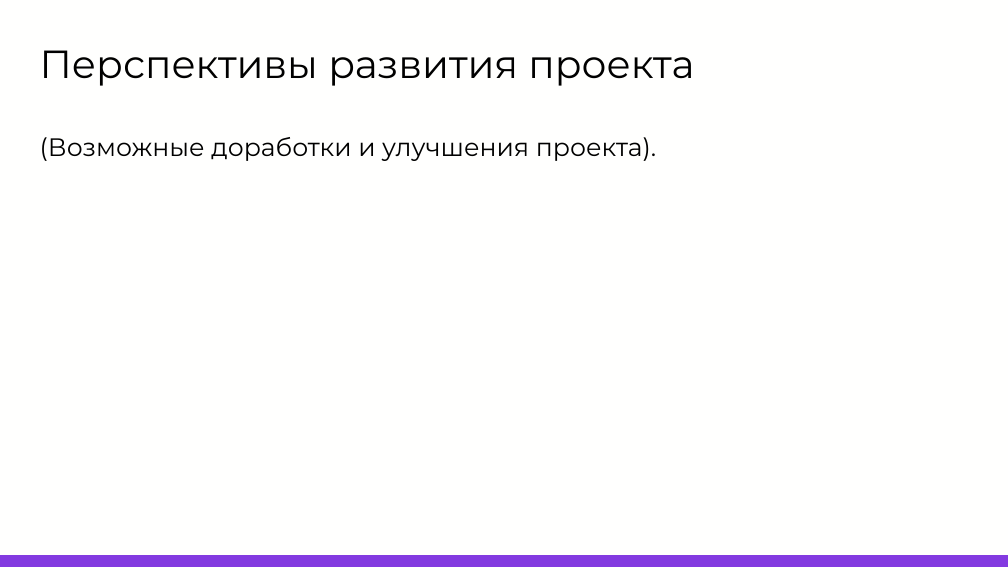
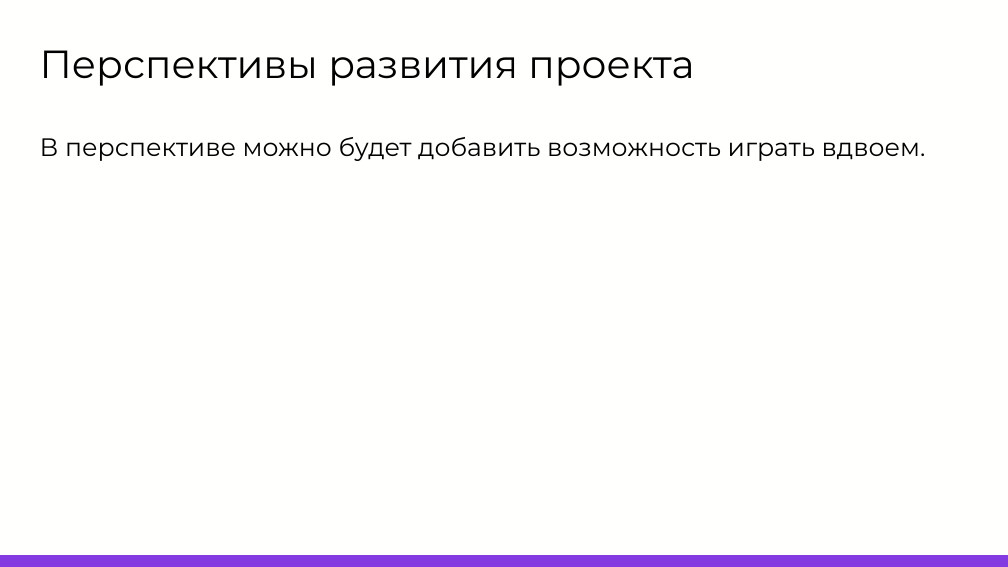
Before and after one commit to Cimipro/mega_project, a slide deck: slide 9 of М7У3. Шаблон презентации.pptx. Drawn at 1008x567 pixels with LibreOffice and Linux fonts; fonts in the diff are those of the drawing; background and template pictures are left out. Boxes give left, top, right and bottom in pixels: in the first picture for what was removed or moved away, otherwise in the second. Text is boxed around its words. In the diff, an @@ line names an element or a change of style, - is before the commit and + after.

```diff
--- a/М7У3. Шаблон презентации.pptx
+++ b/М7У3. Шаблон презентации.pptx
@@ text at <box>40,137,926,161</box>: text changed @@
-(Возможные доработки и улучшения проекта).
+В перспективе можно будет добавить возможность играть вдвоем.
```
Also in this commit, not shown: 1 other slide changed.
